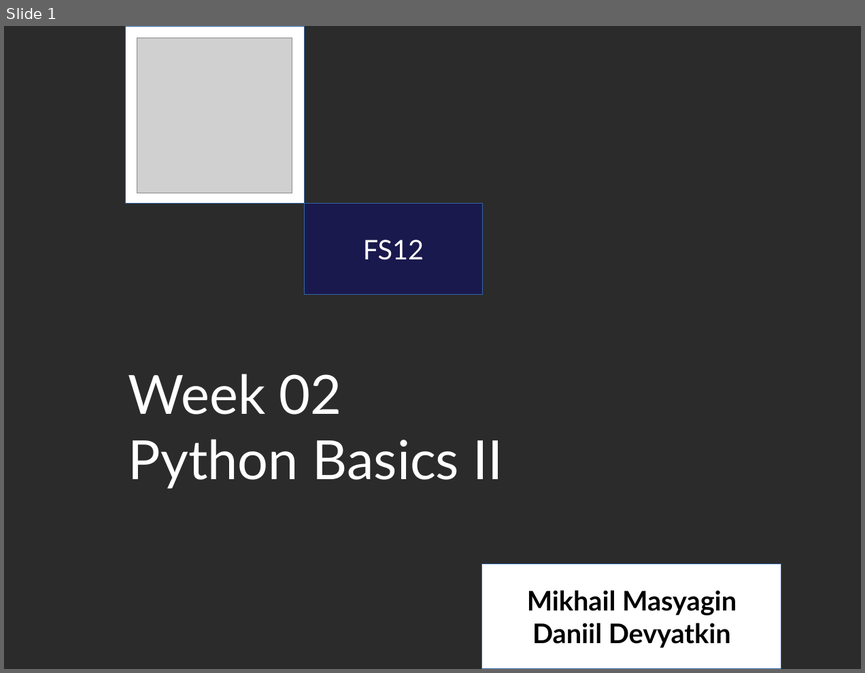
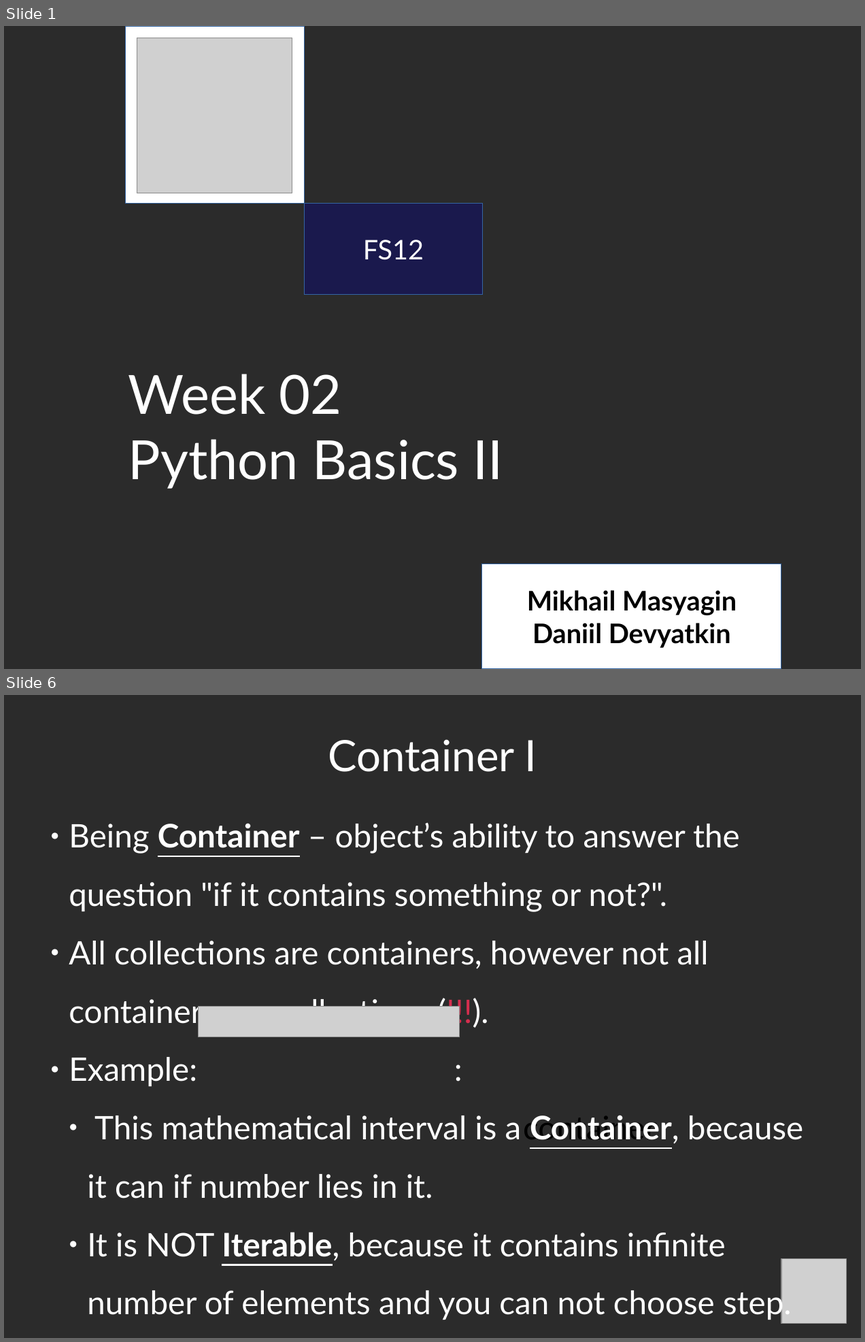
Before and after one commit to bmstu-fs12/01-sem-py-algo, a slide deck: week-02/presentation_1_4x3.odp. Shown one above the other, each under a label of ours: slide 1 before the commit, slides 1 and 6 after it; the slides between them are not shown. The pictures are 865x673 and 865x1342 pixels, drawn with LibreOffice and Linux fonts; fonts in the diff are those of the drawing; grey boxes stand for pictures; background and template pictures are left out; a plain dark background stands for a picture behind light text. Boxes give left, top, right and bottom in pixels: in the first picture for what was removed or moved away, otherwise in the second. Text is boxed around its words. In the diff, an @@ line names an element or a change of style, - is before the commit and + after.

```diff
--- a/week-02/presentation_1_4x3.odp
+++ b/week-02/presentation_1_4x3.odp
@@ slide 6 added at box(4, 695, 861, 1338), background picture (left out) @@
@@ title added at box(328, 739, 537, 772), 40 pt, text #FFFFFF @@
+Container I
@@ text added at box(69, 822, 803, 1321), 30 pt, text #FFFFFF @@
+● Being Container – object’s ability to answer the question "if it contains something or not?".
+● All collections are containers, however not all containers are collections (!!!).
+● Example: :
+  ● This mathematical interval is a Container, because it can if number lies in it.
+  ● It is NOT Iterable, because it contains infinite number of elements and you can not choose step.
+  ● It is not Sized for similar reason.
@@ picture added at box(198, 1006, 460, 1037) @@
@@ text added at box(523, 1115, 657, 1140), 30 pt, text #000000 @@
+container
@@ picture added at box(781, 1259, 846, 1323) @@
```
Also in this commit, not shown: 1 slide changed, 15 other slides added, 3 other files.
